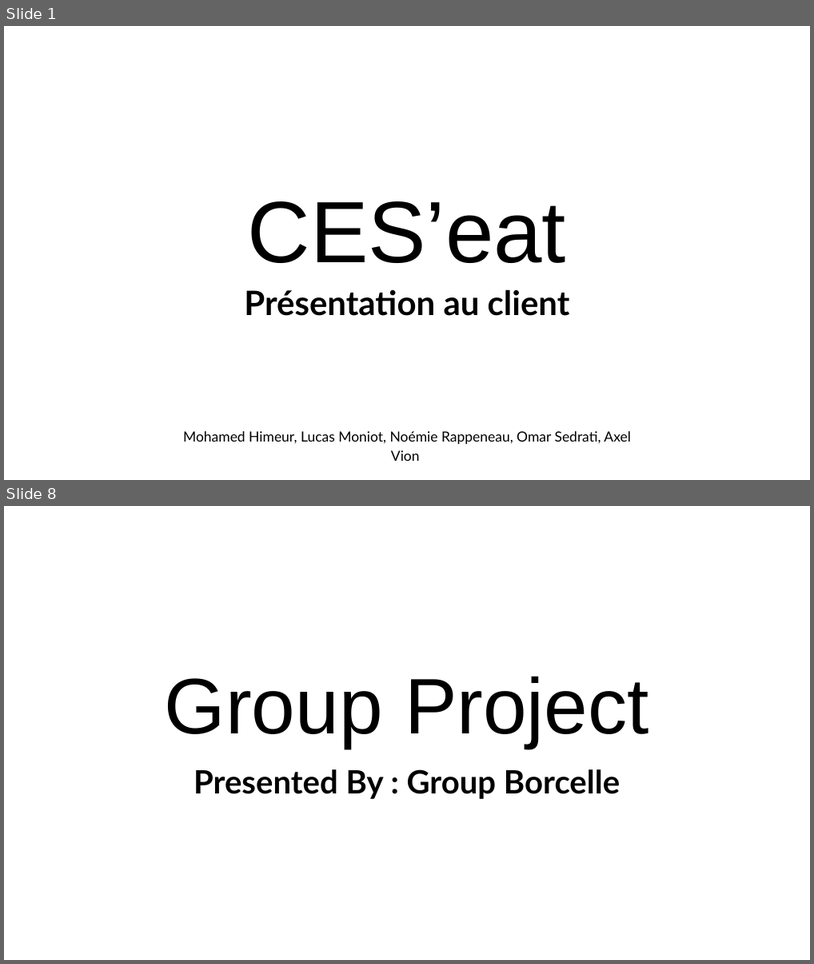
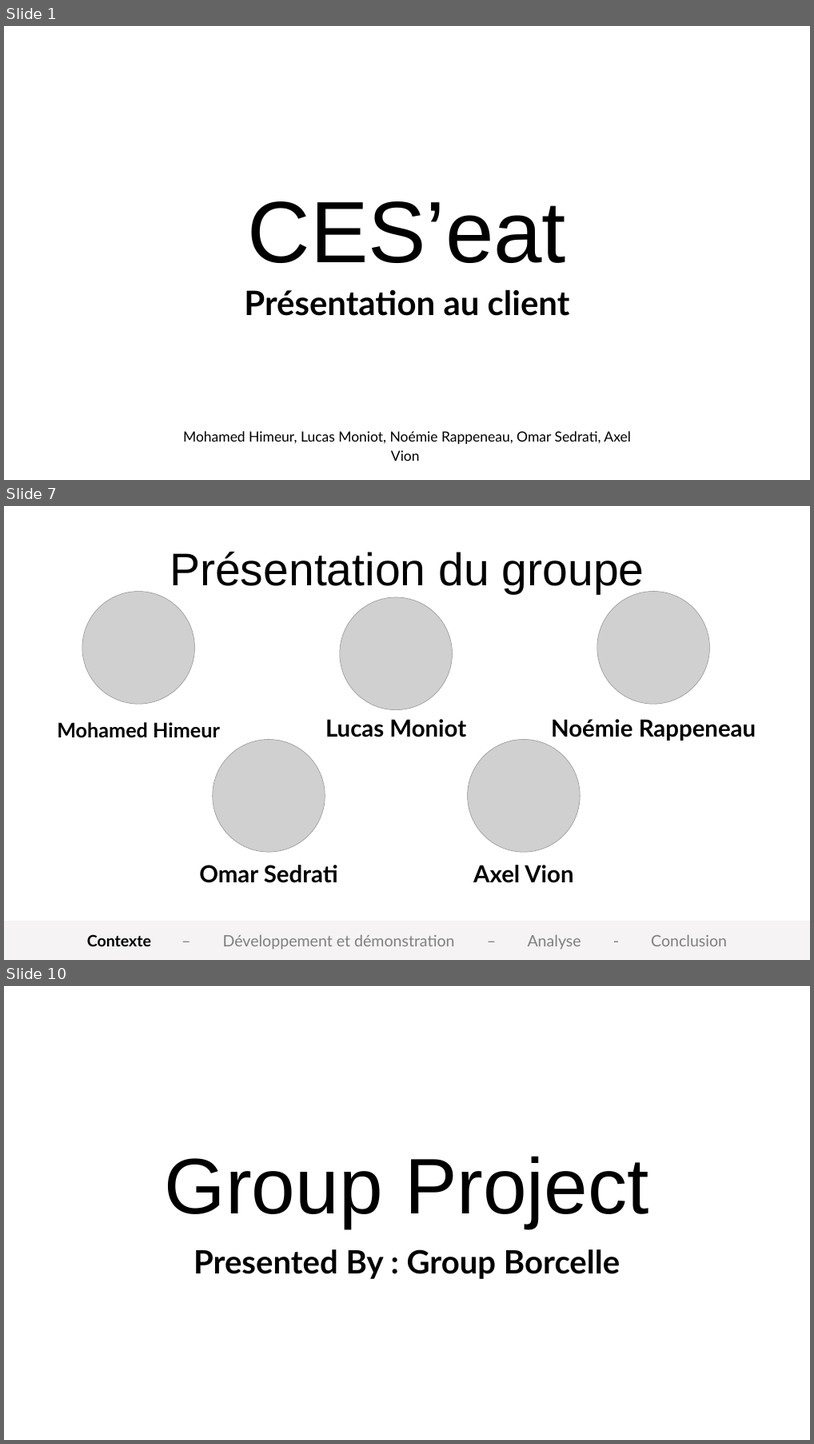
Before and after one commit to omar-sdt/CES-eat, a slide deck: docs/Présentation CES'eat.pptx. Shown one above the other, each under a label of ours: slides 1 and 8 before the commit, slides 1, 7 and 10 after it; the slides between them are not shown. The pictures are 814x964 and 814x1444 pixels, drawn with LibreOffice and Linux fonts; fonts in the diff are those of the drawing; grey boxes stand for pictures; background and template pictures are left out. Boxes give left, top, right and bottom in pixels: in the first picture for what was removed or moved away, otherwise in the second. Text is boxed around its words. In the diff, an @@ line names an element or a change of style, - is before the commit and + after.

Commit message:
Add presentation of the group

```diff
--- a/docs/Présentation CES'eat.pptx
+++ b/docs/Présentation CES'eat.pptx
@@ slide 7 added at (4, 506, 810, 960), background picture (left out) @@
@@ text added at (170, 552, 645, 594), 81.7 pt, text #000000 @@
+Présentation du groupe
@@ picture added at (82, 591, 194, 704) @@
@@ picture added at (340, 597, 452, 710) @@
@@ picture added at (598, 591, 710, 704) @@
@@ text added at (326, 719, 466, 737), 42 pt, text #000000, bold @@
+Lucas Moniot
@@ text added at (551, 719, 756, 740), 42 pt, text #000000, bold @@
+Noémie Rappeneau
@@ text added at (57, 722, 220, 738), 36 pt, text #000000, bold @@
+Mohamed Himeur
@@ picture added at (213, 739, 325, 852) @@
@@ picture added at (468, 739, 580, 852) @@
@@ text added at (199, 864, 338, 883), 42 pt, text #000000, bold @@
+Omar Sedrati
@@ text added at (474, 864, 574, 883), 42 pt, text #000000, bold @@
+Axel Vion
@@ rectangle added at (4, 921, 810, 960), fill #F5F3F3, outline #F5F3F3 2 pt @@
@@ text added at (87, 934, 727, 949), 28 pt, text #808080 @@
+Contexte – Développement et démonstration – Analyse - Conclusion
@@ what was slide 8 is now slide 10 @@
```
Also in this commit, not shown: 4 slides changed, 2 other slides added, 1 slide removed.
